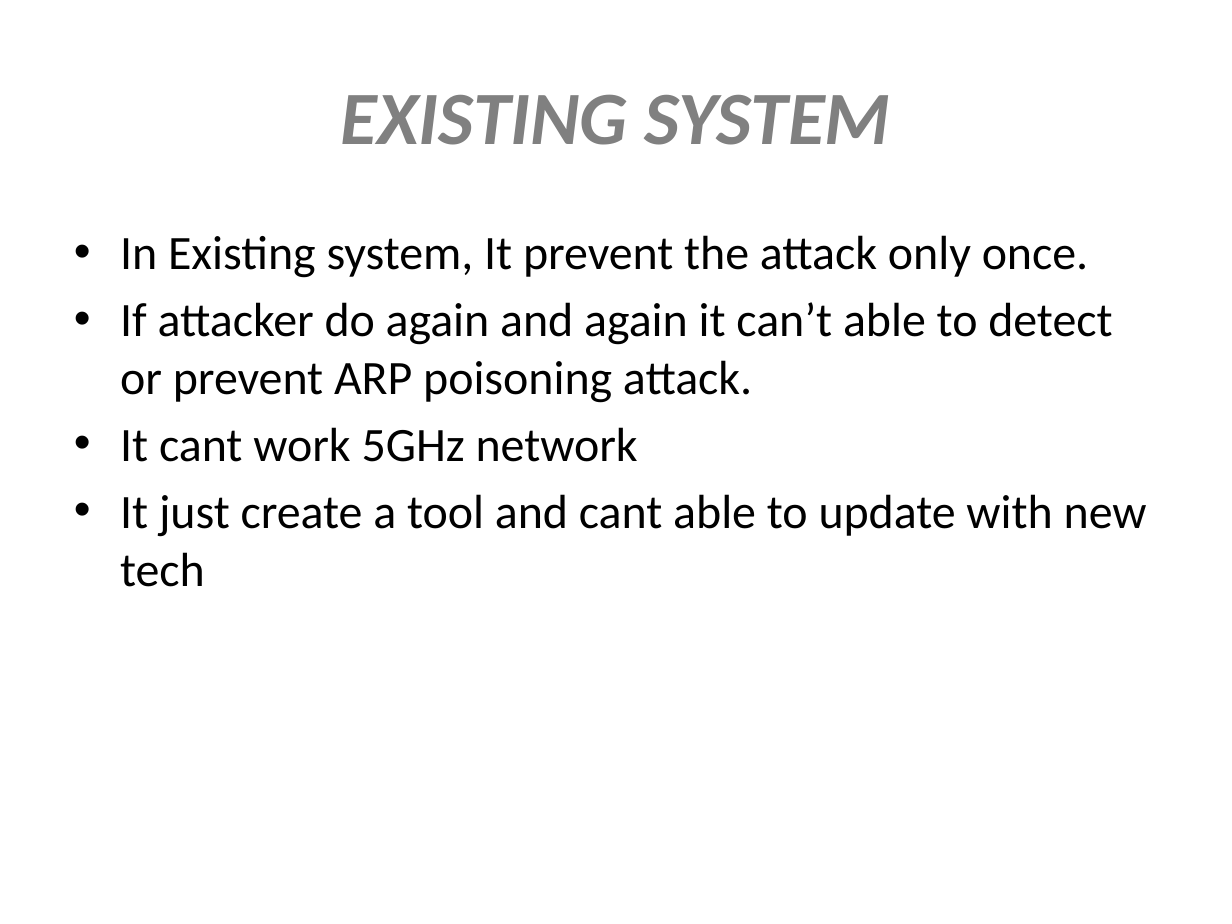
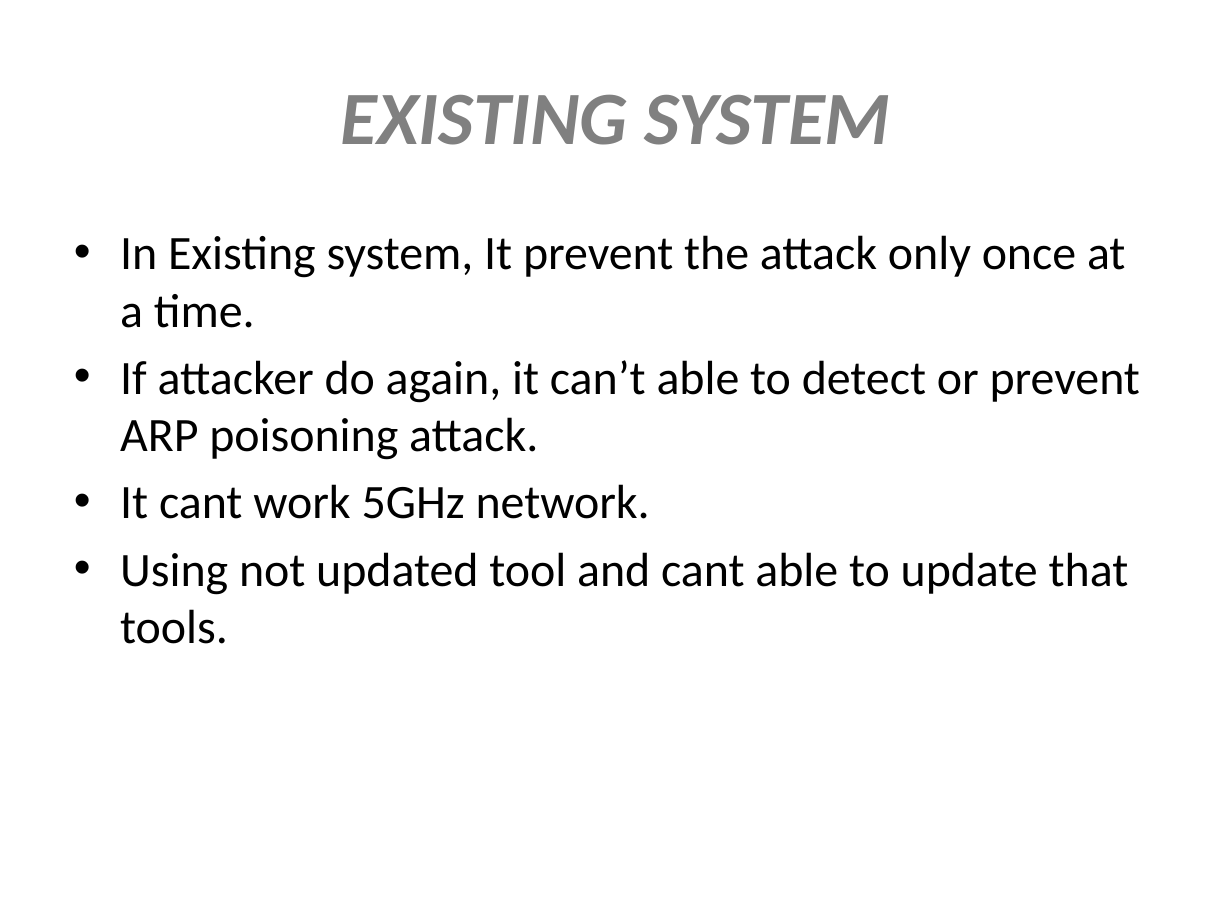
Before and after one commit to Musthafa2001/project-ppt, a slide deck: slide 4 of ARP SNIFFER IN OPEN WIFI.pptx. Drawn at 1232x924 pixels with LibreOffice and Linux fonts; fonts in the diff are those of the drawing. Boxes give left, top, right and bottom in pixels: in the first picture for what was removed or moved away, otherwise in the second. Text is boxed around its words. In the diff, an @@ line names an element or a change of style, - is before the commit and + after.

```diff
--- a/ARP SNIFFER IN OPEN WIFI.pptx
+++ b/ARP SNIFFER IN OPEN WIFI.pptx
@@ text at [120, 235, 1140, 644]: text changed @@
-• In Existing system, It prevent the attack only once.
-• If attacker do again and again it can’t able to detect or prevent ARP poisoning attack.
-• It cant work 5GHz network
-• It just create a tool and cant able to update with new tech
+• In Existing system, It prevent the attack only once at a time.
+• If attacker do again, it can’t able to detect or prevent ARP poisoning attack.
+• It cant work 5GHz network.
+• Using not updated tool and cant able to update that tools.
```
Also in this commit, not shown: 3 other slides changed, 1 slide added, 1 slide removed.
